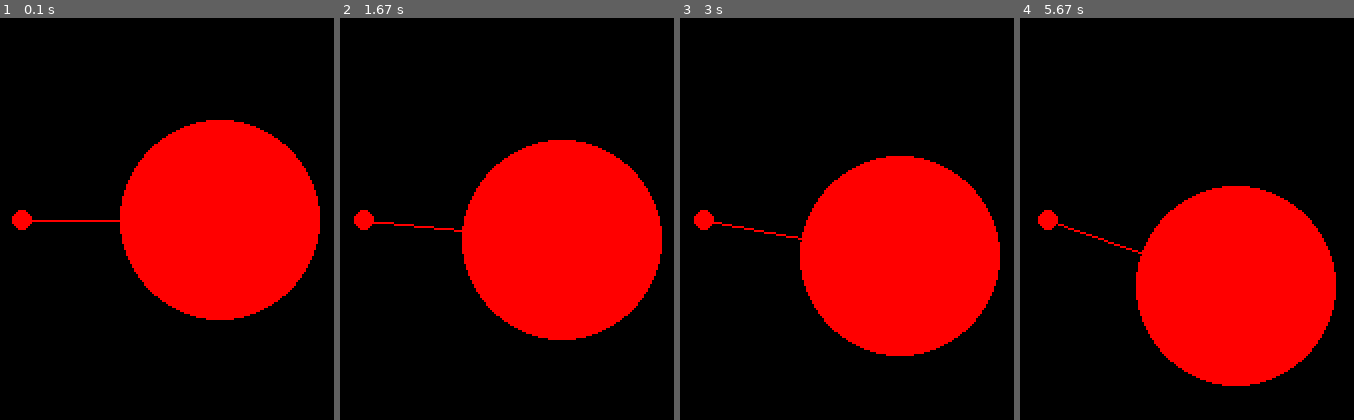
Above: before the commit, frames 1-4 (left to right).
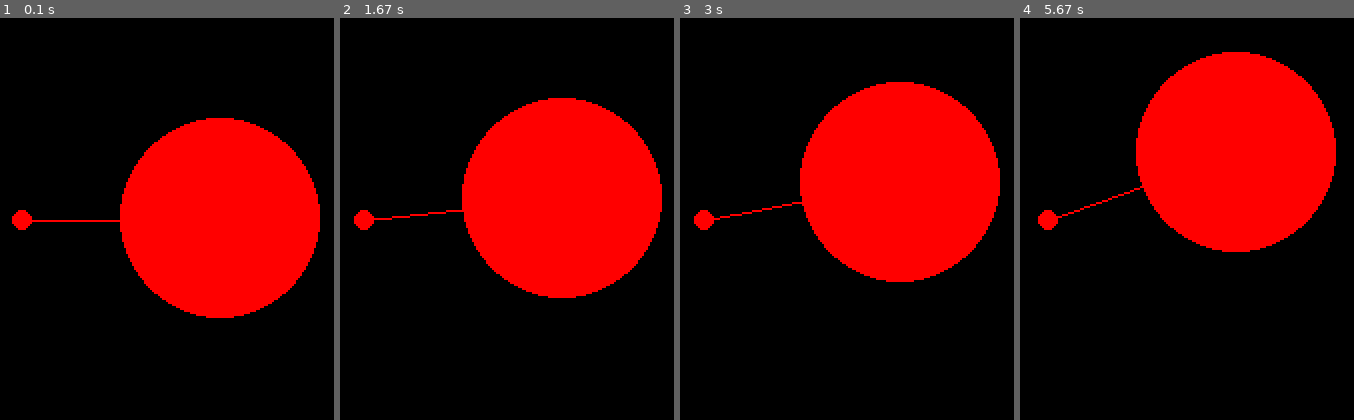
Above: after the commit, the same moments.

Repository: Kingcitaldo125/PygamePointRotation
Game: pygame game, started from rotatePoint.py
Same seed, same stepped clock (60 frames per second), same inputs: the game is played once before the commit and once after it.
Inputs:
- Up to frame 1 (0.1 s): no input
- Up to frame 2 (1.67 s): no input
- Up to frame 3 (3 s): no input
- Up to frame 4 (5.67 s): no input

The runs differ from the first frame. In frame 1, 0.6% of the frame differs, in the area x 35-96%, y 24-76%; in frame 2, 13%; in frame 3, 22%; in frame 4, 37%, in the area x 11-95%, y 8-92%.

Commit message:
Clockwise choice

Diff:
--- a/rotatePoint.py
+++ b/rotatePoint.py
@@ -23,11 +23,17 @@
 
 cCol = (255,0,0)
 flailDistance = 100
+
+clockwise=False
 while not done:
     mX,mY=pygame.mouse.get_pos()
 
-    xAxis += xCoefficient
-    yAxis += yCoefficient
+    if clockwise:
+        xAxis += xCoefficient
+        yAxis += yCoefficient
+    else:
+        xAxis -= xCoefficient
+        yAxis -= yCoefficient
 
     xPos += xPosCoefficient
 
